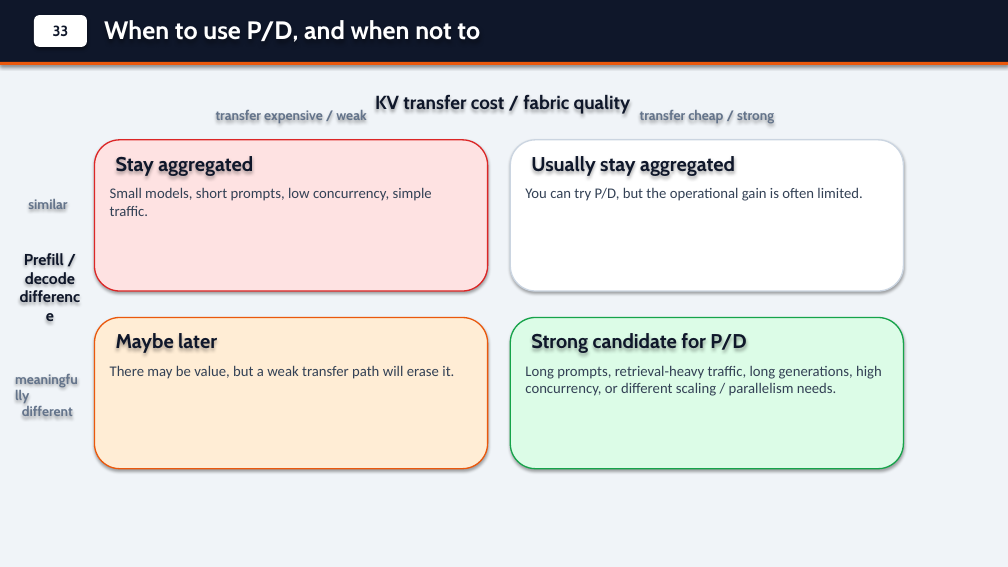
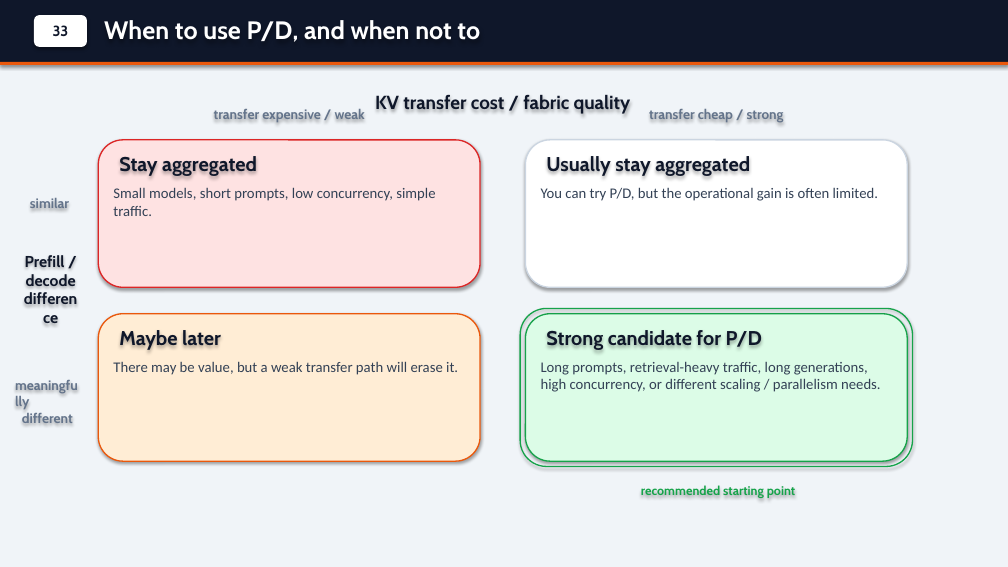
Before and after one commit to andyzhangx/demo, a slide deck: slide 34 of llm/kubecon-na-2026-pd-disaggregation.pptx. Drawn at 1008x567 pixels with LibreOffice and Linux fonts; fonts in the diff are those of the drawing. Boxes give left, top, right and bottom in pixels: in the first picture for what was removed or moved away, otherwise in the second. Text is boxed around its words. In the diff, an @@ line names an element or a change of style, - is before the commit and + after.

```diff
--- a/llm/kubecon-na-2026-pd-disaggregation.pptx
+++ b/llm/kubecon-na-2026-pd-disaggregation.pptx
@@ text "transfer cheap / strong": place and size @@
-text "transfer cheap / strong" at box(640, 110, 774, 124)
+text "transfer cheap / strong" at box(649, 109, 784, 123)
@@ rounded rectangle: place and size @@
-rounded rectangle at box(95, 140, 488, 291)
+rounded rectangle at box(98, 140, 480, 287)
@@ text "Stay aggregated": place and size @@
-text "Stay aggregated" at box(116, 156, 253, 176)
+text "Stay aggregated" at box(119, 156, 257, 176)
@@ rounded rectangle: place and size @@
-rounded rectangle at box(510, 140, 904, 291)
+rounded rectangle at box(526, 140, 907, 287)
@@ text "Usually stay aggregated": place and size @@
-text "Usually stay aggregated" at box(531, 156, 735, 176)
+text "Usually stay aggregated" at box(546, 156, 750, 176)
@@ text "You can try P/D, but ...": place and size @@
-text "You can try P/D, but ..." at box(525, 187, 862, 201)
+text "You can try P/D, but ..." at box(541, 187, 878, 201)
@@ rounded rectangle: place and size @@
-rounded rectangle at box(95, 318, 488, 469)
+rounded rectangle at box(98, 314, 480, 461)
@@ text "Maybe later": place and size @@
-text "Maybe later" at box(116, 333, 217, 353)
+text "Maybe later" at box(119, 330, 221, 350)
@@ rounded rectangle added at box(520, 309, 913, 467), outline #16A34A 1.25 pt @@
@@ rounded rectangle: place and size @@
-rounded rectangle at box(510, 318, 904, 469)
+rounded rectangle at box(526, 314, 907, 461)
@@ text "Strong candidate for P/D": place and size @@
-text "Strong candidate for P/D" at box(531, 333, 746, 353)
+text "Strong candidate for P/D" at box(546, 330, 762, 350)
@@ text "There may be value, but ...": place and size @@
-text "There may be value, but ..." at box(110, 365, 454, 379)
+text "There may be value, but ..." at box(113, 361, 458, 375)
@@ text "Long prompts, retrieval-heavy traffic, long ..." rewrapped from box(525, 366, 882, 396) to box(541, 362, 881, 392) @@
@@ text "meaningfully different": place and size @@
-text "meaningfully different" at box(22, 406, 73, 416)
+text "meaningfully different" at box(22, 413, 73, 423)
@@ text added at box(641, 485, 795, 498), 12 pt, text #16A34A, bold @@
+recommended starting point
```
Also in this commit, not shown: 4 other slides changed, 1 other file.
